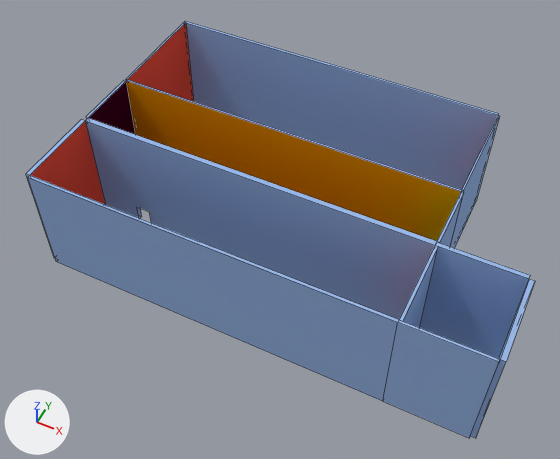
One commit to the Blender file Desi Y Ofelia/Assets/lvl1wall.blend: the scene before it, then after it.
Before and after are seen from a 50 mm lens placed at (40.5, -78.6, 98.1), pointed at (3.9, -5.4, 6.5). Arrows for +X, +Y and +Z are at lower left; the lights stay in place. Mesh edges are drawn as thin lines. The same objects are shown in both versions, whatever each file hides.

In view in the first picture: 'Walls'.
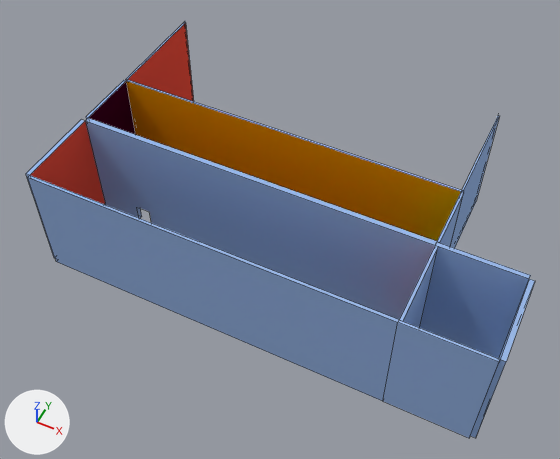
Changed parts and their boxes [x1, y1, x2, y2] in the pictures (560 x 459 px):
'Walls', reshaped
    before: [26, 21, 535, 438]
    after: [26, 22, 535, 438]
part 1 of me_plane_001, deleted (blue)
    before: [184, 21, 499, 190]

Patch to the scene script:
```diff
--- a/Desi Y Ofelia/Assets/lvl1wall.blend.py
+++ b/Desi Y Ofelia/Assets/lvl1wall.blend.py
@@ me_plane_001 @@
 me_plane_001.from_pydata(...)  # 120 vertices, 93 faces; spans x -1.0..1.5, y -1.0..1.0, z -0.5..44.0
 # used by ob_walls; location = (0.0, 21.3, 9.5); rotation_euler = (1.571, 0.0, 0.0), in degrees (90, 0, 0); scale = (28.7, 9.66, 1.0)
 # verts and faces of me_plane_001; kept vertices keep their numbers, new ones are numbered from 120
 # before: 2 (-1.0, 1.0, 0.0) at pixel (183, 22), 3 (1.0, 1.0, 0.0) at pixel (498, 115), 4 (-1.0, -1.0, -0.5), 5 (1.0, -1.0, -0.5), 6 (-1.0, 1.0, -0.5) at pixel (185, 20)
 # before: 7 (1.0, 1.0, -0.5) at pixel (498, 113), 102 (-1.0, -0.9, 0.0), 104 (1.0, -0.9, 0.0), 105 (0.0, 1.0, 0.0) at pixel (330, 65), 110 (0.0, -0.9, 0.0)
+# me_plane_001 part 1
+delete_vertices([105, 110])  # with the faces that use them
+delete_faces([(4, 6, 7, 5)])
 me_plane_001.materials.append(mat_blue)
```
